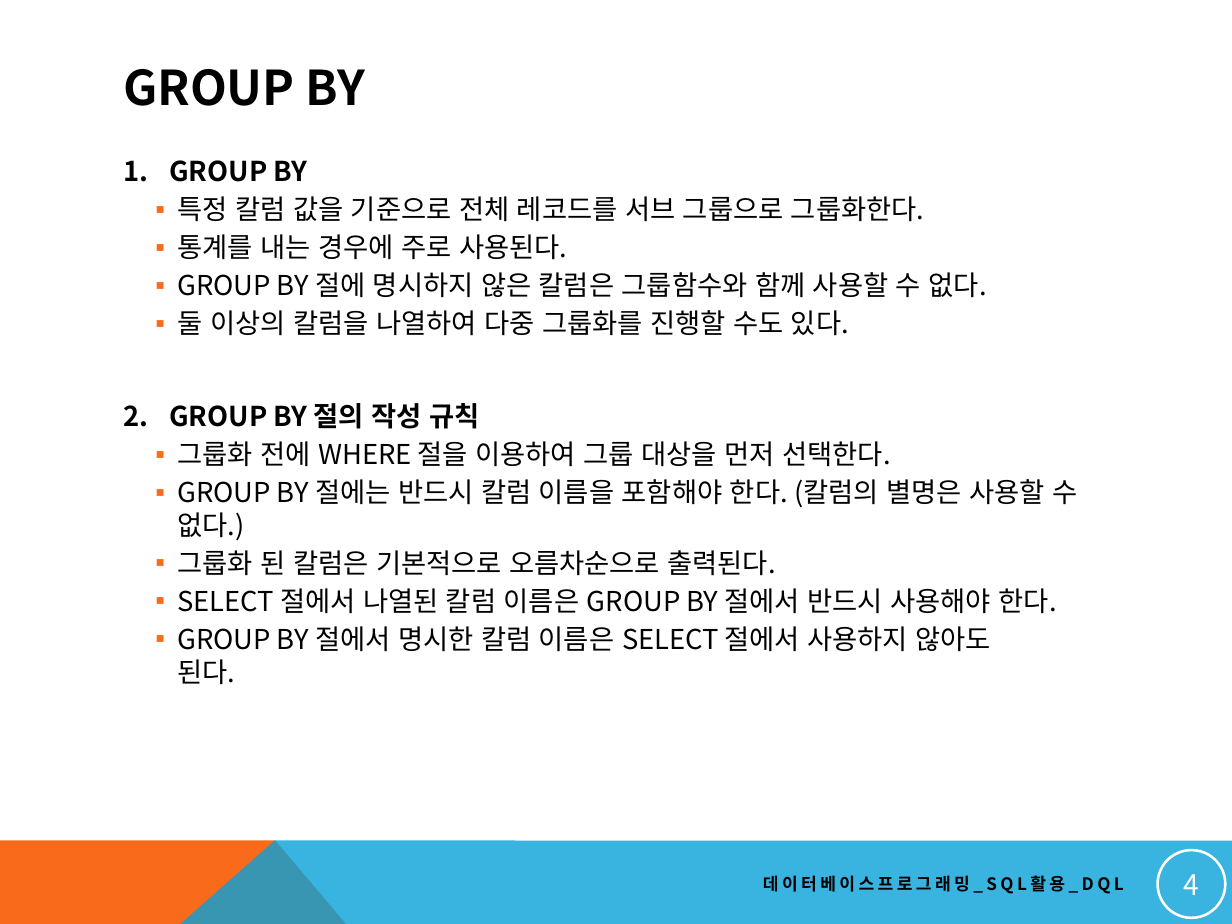
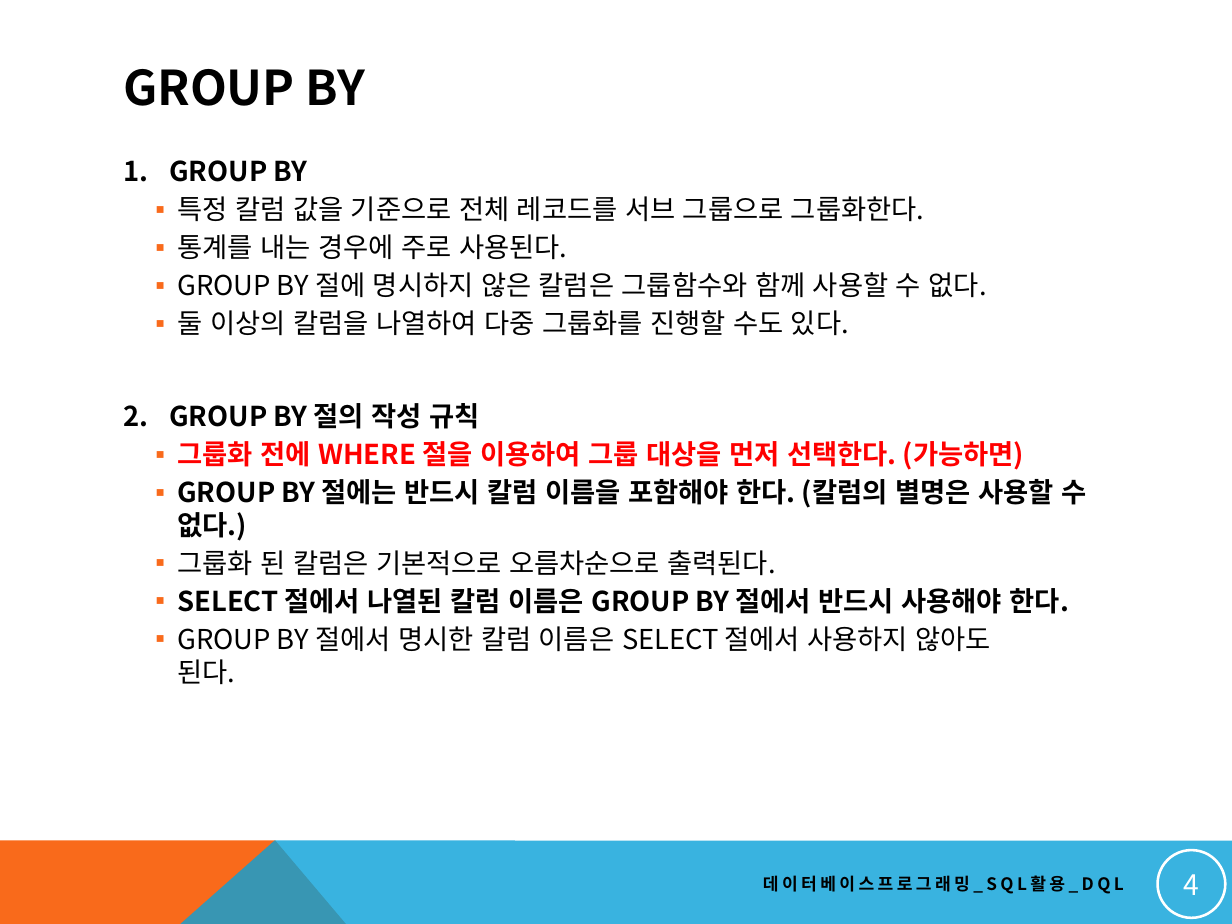
Before and after one commit to soeun1365/dbstudy, a slide deck: slide 4 of NEW_DBMS교안/14. 기본 SQL 작성하기_DQL 활용_2.pptx. Drawn at 1232x924 pixels with LibreOffice and Linux fonts; fonts in the diff are those of the drawing. Boxes give left, top, right and bottom in pixels: in the first picture for what was removed or moved away, otherwise in the second. Text is boxed around its words. In the diff, an @@ line names an element or a change of style, - is before the commit and + after.

```diff
--- a/NEW_DBMS교안/14. 기본 SQL 작성하기_DQL 활용_2.pptx
+++ b/NEW_DBMS교안/14. 기본 SQL 작성하기_DQL 활용_2.pptx
@@ text at [177, 441, 1024, 470]: text changed; text colour #000000 to #FF0000; bold on @@
-    ▪ 그룹화 전에 WHERE 절을 이용하여 그룹 대상을 먼저 선택한다.
+    ▪ 그룹화 전에 WHERE 절을 이용하여 그룹 대상을 먼저 선택한다. (가능하면)
@@ text at [177, 479, 1086, 614]: bold on in "GROUP BY 절에는 반드시 칼럼 이름을 포함해야 ...", "SELECT 절에서 나열된 칼럼 이름은 GROUP BY ..." @@
```
Also in this commit, not shown: 6 other slides changed, 9 other files.
